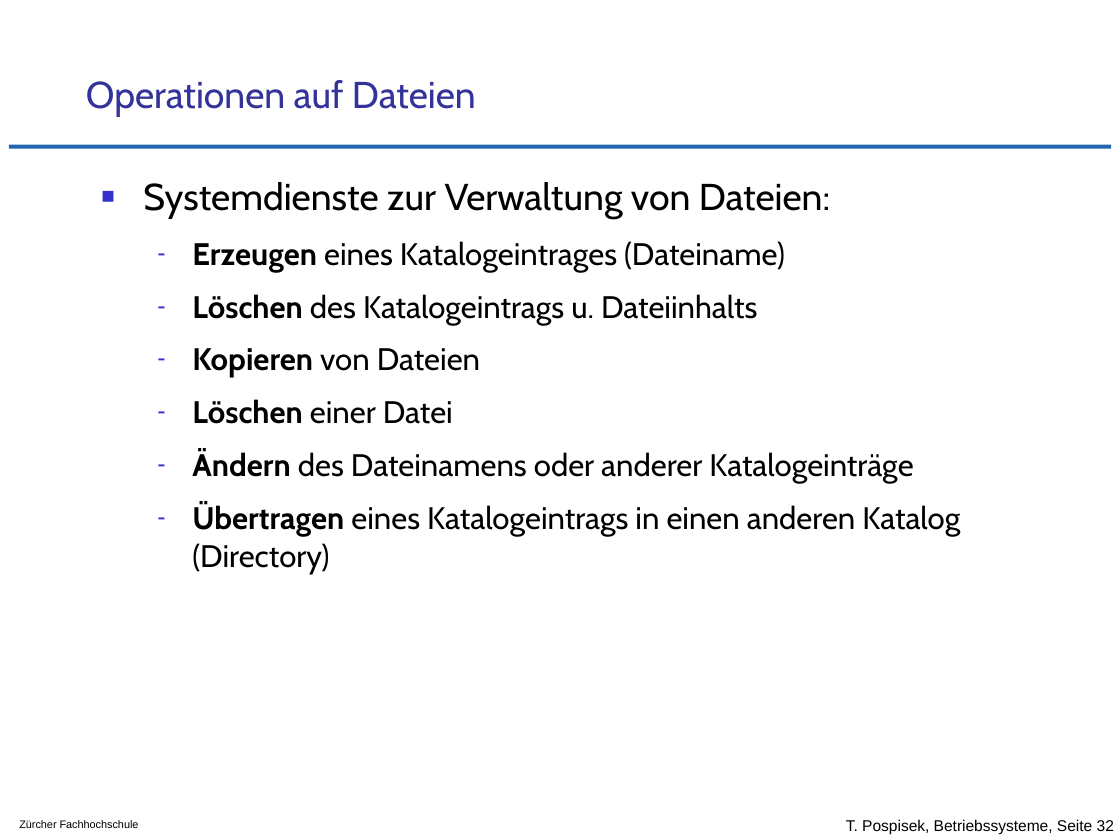
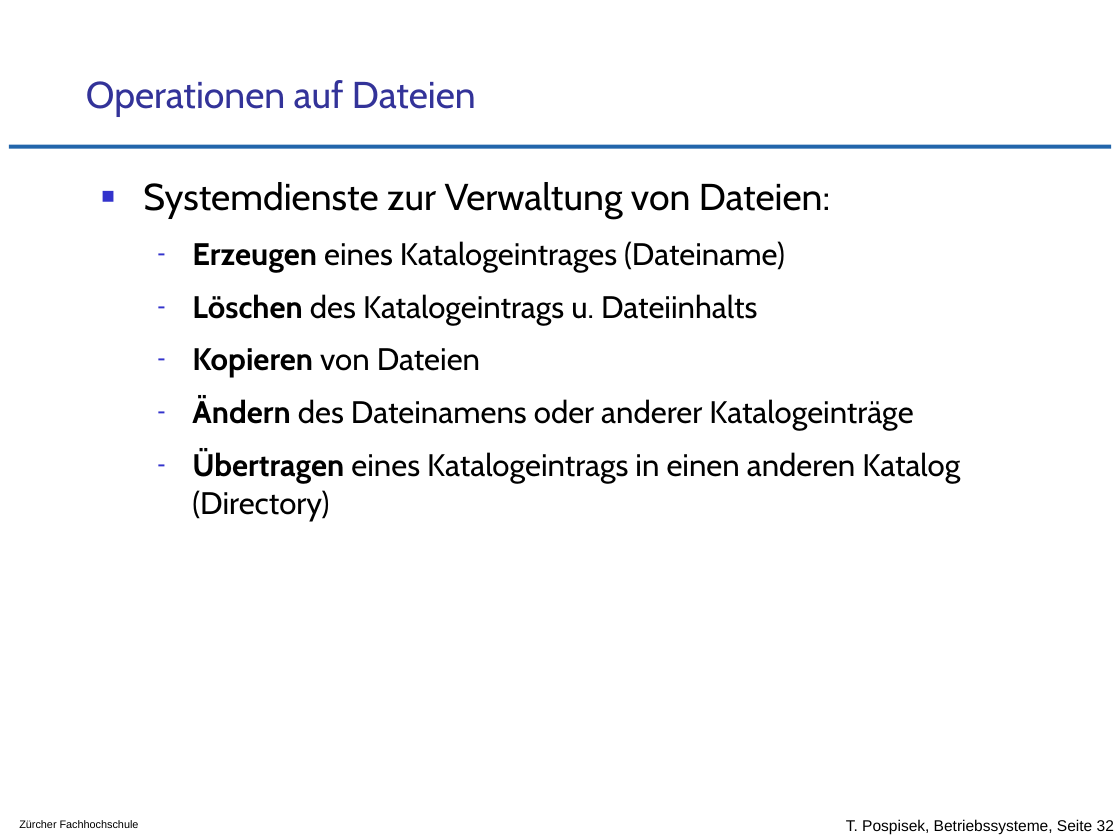
Before and after one commit to tpo/betriebssysteme, a slide deck: slide 32 of 12_Geraete_und_Dateiverwaltung.odp. Drawn at 1120x840 pixels with LibreOffice and Linux fonts; fonts in the diff are those of the drawing; background and template pictures are left out. Boxes give left, top, right and bottom in pixels: in the first picture for what was removed or moved away, otherwise in the second. Text is boxed around its words. In the diff, an @@ line names an element or a change of style, - is before the commit and + after.

```diff
--- a/12_Geraete_und_Dateiverwaltung.odp
+++ b/12_Geraete_und_Dateiverwaltung.odp
@@ text at [192,399,453,424]: paragraph removed @@
-  – Löschen einer Datei
```
Also in this commit, not shown: 6 other slides changed.
